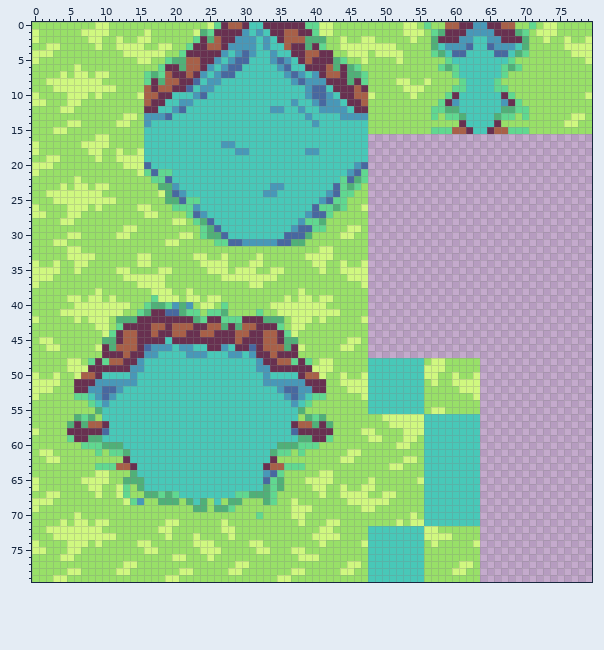
Two versions of one sprite sheet, graphics/tiles/grassWater.png. Above, as it was before the edit.
The file is 80x80 pixels.
The result:
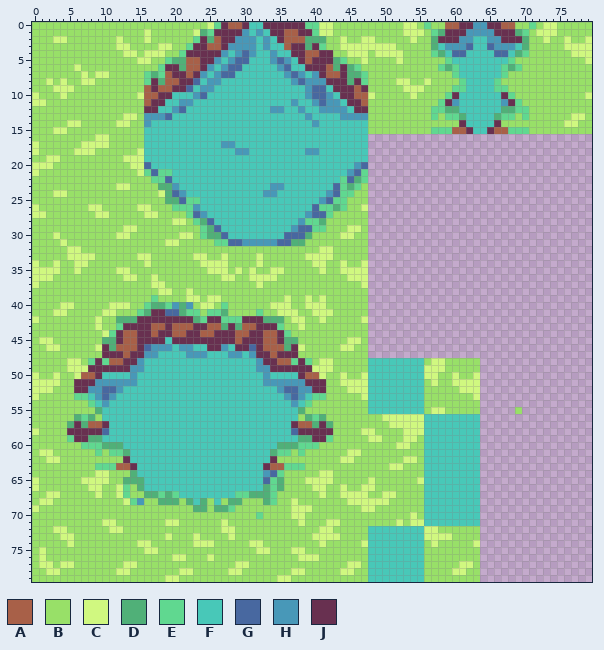
Palette (. is transparent): A #a86048  B #98e068  C #d0f880  D #50b078  E #60d890  F #48c8b8  G #4868a0  H #4898b8  J #683050
What changed:
Changed rows in their new state; - is an unchanged pixel.
first column x 0:
 0 ---------BB-----
 1 B------BBBB-----
 2 B--CC---BB-----B
 3 --BB-----B----BB
 4 BBB------------B
 5 B---------------
 7 ----B-B---------
 8 ---B-BB--B------
 9 ------BBBBBB----
10 ----CBBB-B------
11 -----BB---------
12 ----BB----------
first column x 2:
18 ----CC-B--B-------------------------------
19 -------B--B-------------------------------
20 -----------B------------------------------
22 ----B-------------------------------------
23 --B-BB-BB-CC------------------------------
24 B--BBBBB----------------------------------
25 -BBBBBBBBB--------------------------------
26 ---BBBC-----------------------------------
27 ---BB--CC---------------------------------
28 --BB--------------------------------------
30 -C-BB-------------------------------------
31 -B----------------------------------------
34 -------------B---------------B------------
35 ----------------BB----------B-------------
36 -------------BB-B----------BB-------------
37 -------------BB--------------B------------
38 -------B-------B--------------------B-----
39 ---BB-BB-B------BBB-----------------B---B-
40 --CCBBBBB--------------------------BB-----
41 -C-BBBBB--B-------------------------BB---B
42 ----B-B-B----------------------------B----
43 --------B--------------------------B------
44 -----------------------------------B------
first column x 69:
55 B
first column x 0:
68 B--------------------------
70 ------B--------------------
71 ----B-BB-B-C---------------
72 --B--BBBBB-CC-----BB-------
73 ---B--BBBBBB---------------
74 B-----BB-B-----------------
75 B----BB-----------------BBB
76 -C--BB---------------------
77 -CC-CC---------------------
78 --CC-BB--------------------
79 ---BB----------------------
